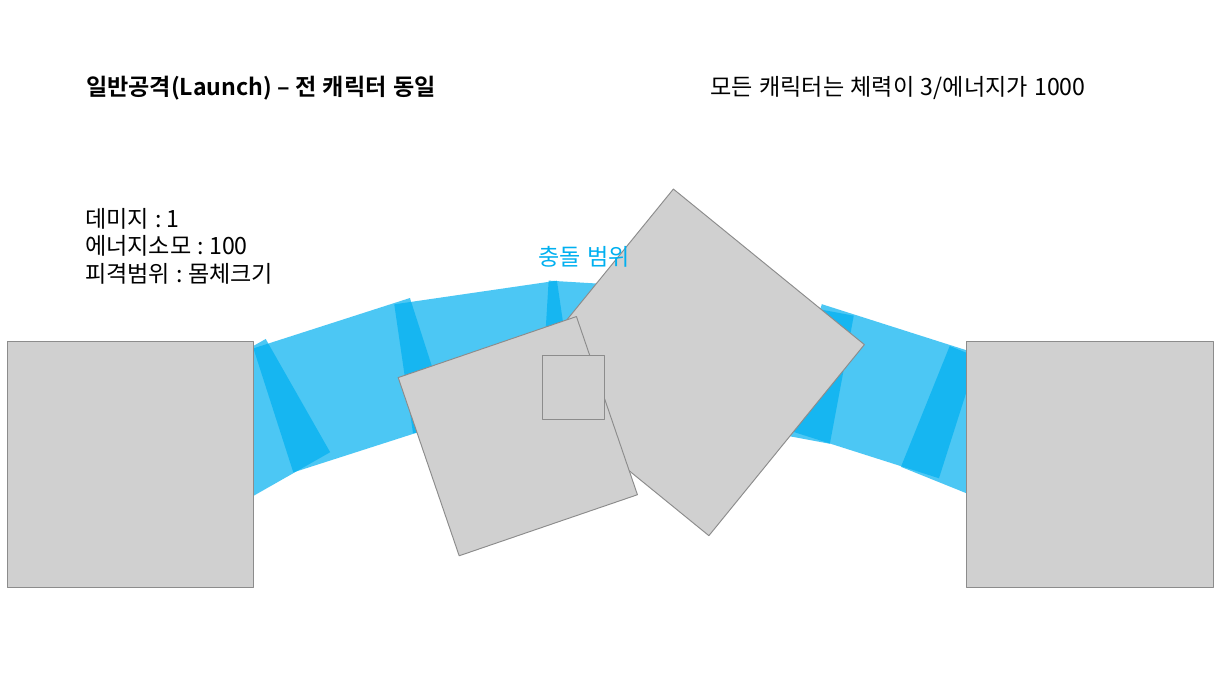
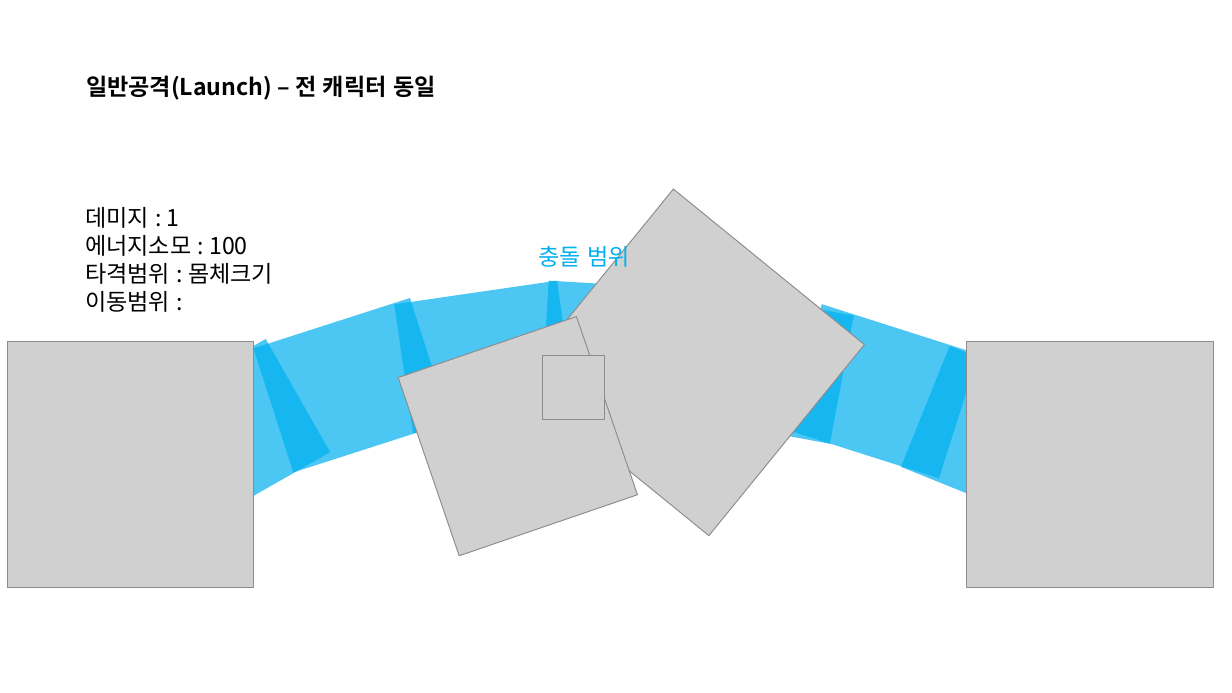
Before and after one commit to penspanic/ITWGamejam, a slide deck: slide 14 of Plan/Rocketman_씬&스킬구성.pptx (slide 3 before the commit). Drawn at 1232x693 pixels with LibreOffice and Linux fonts; fonts in the diff are those of the drawing; grey boxes stand for pictures. Boxes give left, top, right and bottom in pixels: in the first picture for what was removed or moved away, otherwise in the second. Text is boxed around its words. In the diff, an @@ line names an element or a change of style, - is before the commit and + after.

```diff
--- a/Plan/Rocketman_씬&스킬구성.pptx
+++ b/Plan/Rocketman_씬&스킬구성.pptx
@@ text removed at [710, 76, 1085, 99] @@
-모든 캐릭터는 체력이 3/에너지가 1000
@@ text at [85, 263, 273, 312]: text changed @@
-피격범위 : 몸체크기
+타격범위 : 몸체크기
+이동범위 :
```
Also in this commit, not shown: 5 other slides changed, 13 slides added, 2 other files.
